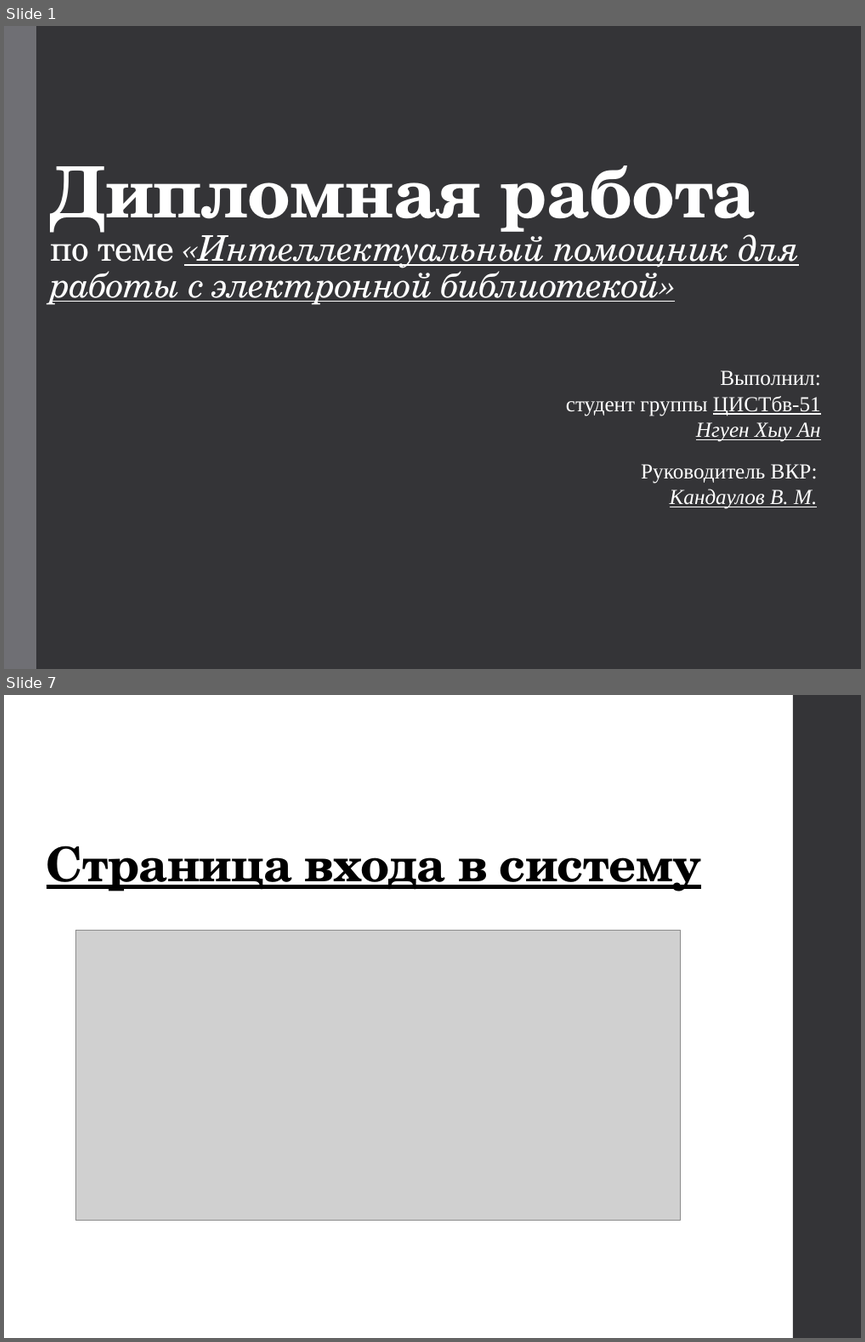
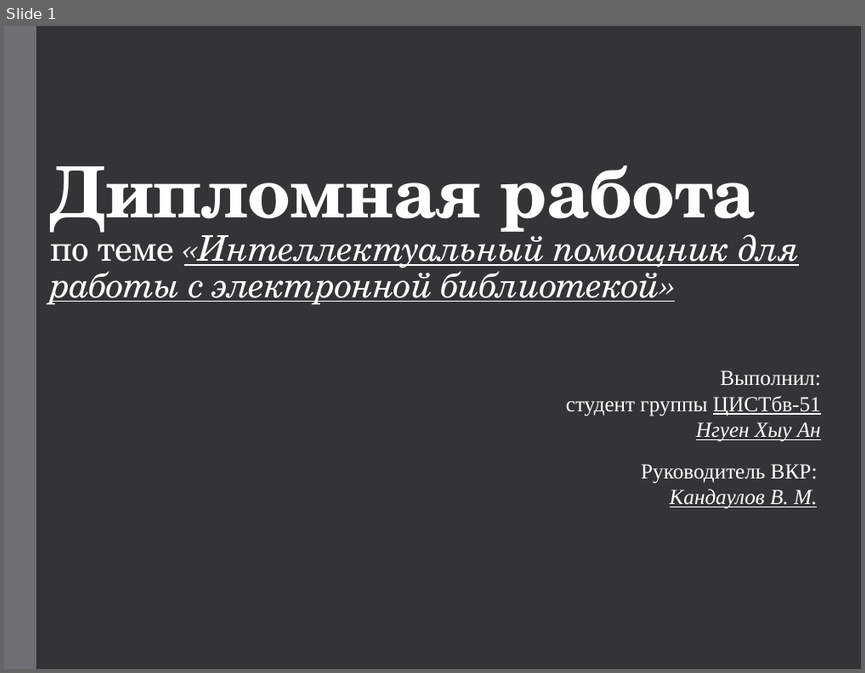
Before and after one commit to an-nguen/UlstuGradWork, a slide deck: docs/Презентация.pptx. Shown one above the other, each under a label of ours: slides 1 and 7 before the commit, slide 1 after it; the slides between them are not shown. The pictures are 865x1342 and 865x673 pixels, drawn with LibreOffice and Linux fonts; fonts in the diff are those of the drawing; grey boxes stand for pictures. Boxes give left, top, right and bottom in pixels: in the first picture for what was removed or moved away, otherwise in the second. Text is boxed around its words. In the diff, an @@ line names an element or a change of style, - is before the commit and + after.

```diff
--- a/docs/Презентация.pptx
+++ b/docs/Презентация.pptx
@@ slide 7 removed at [4, 695, 861, 1338], background #FFFFFF @@
@@ rectangle removed at [793, 695, 861, 1338] @@
@@ title removed at [46, 845, 702, 891] @@
-Страница входа в систему
@@ picture removed at [76, 930, 680, 1219] @@
```
Also in this commit, not shown: 10 slides changed, 2 other slides removed, 43 other files.
